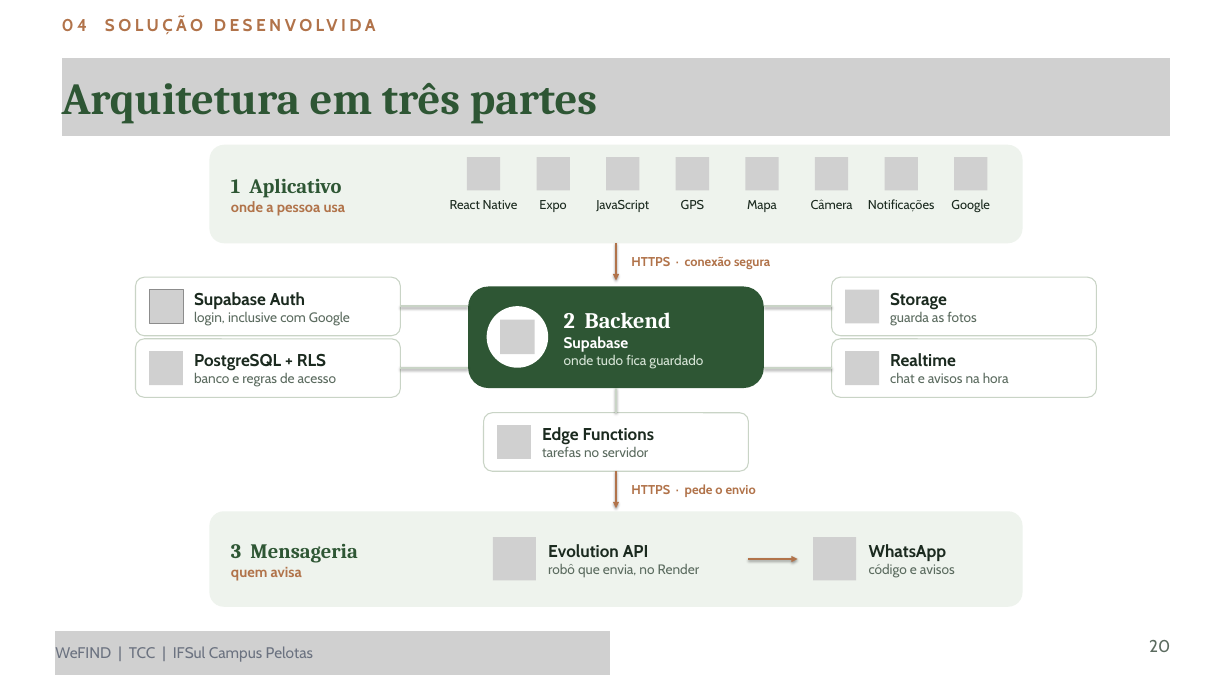
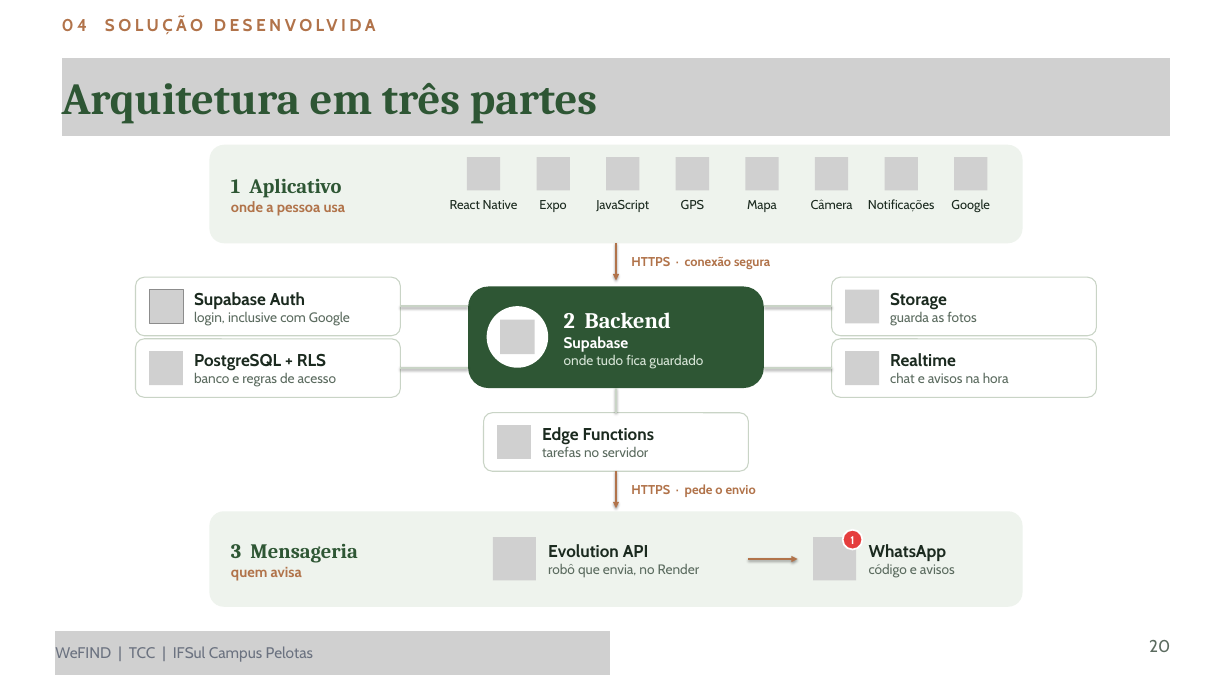
Before and after one commit to LuisHenriqueTSI/wefind, a slide deck: slide 1 of WEFIND - TCC/apresentacao_pptx/WEFIND_slide_arquitetura.pptx. Drawn at 1232x693 pixels with LibreOffice and Linux fonts; fonts in the diff are those of the drawing; grey boxes stand for pictures. Boxes give left, top, right and bottom in pixels: in the first picture for what was removed or moved away, otherwise in the second. Text is boxed around its words. In the diff, an @@ line names an element or a change of style, - is before the commit and + after.

```diff
--- a/WEFIND - TCC/apresentacao_pptx/WEFIND_slide_arquitetura.pptx
+++ b/WEFIND - TCC/apresentacao_pptx/WEFIND_slide_arquitetura.pptx
@@ ellipse added at (x1=843, y1=530, x2=862, y2=549), fill #E53E3E, outline #FFFFFF 2 pt, 13 pt, text #FFFFFF, bold @@
+1
```
Also in this commit, not shown: 24 other files.
